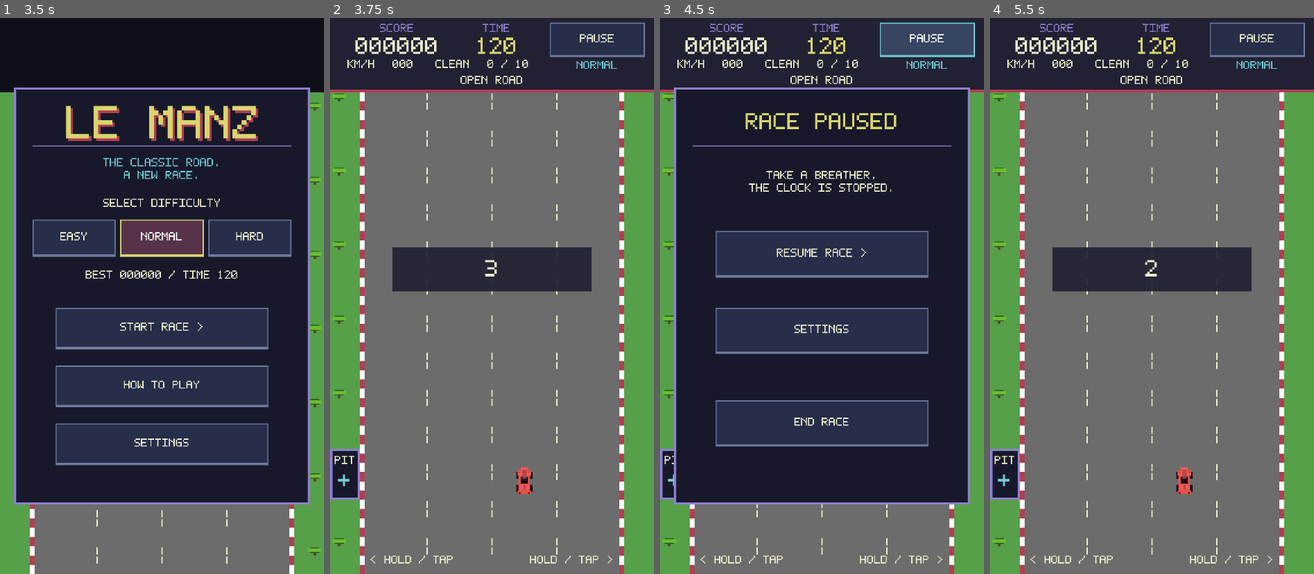
Above: before the commit, frames 1-4 (left to right).
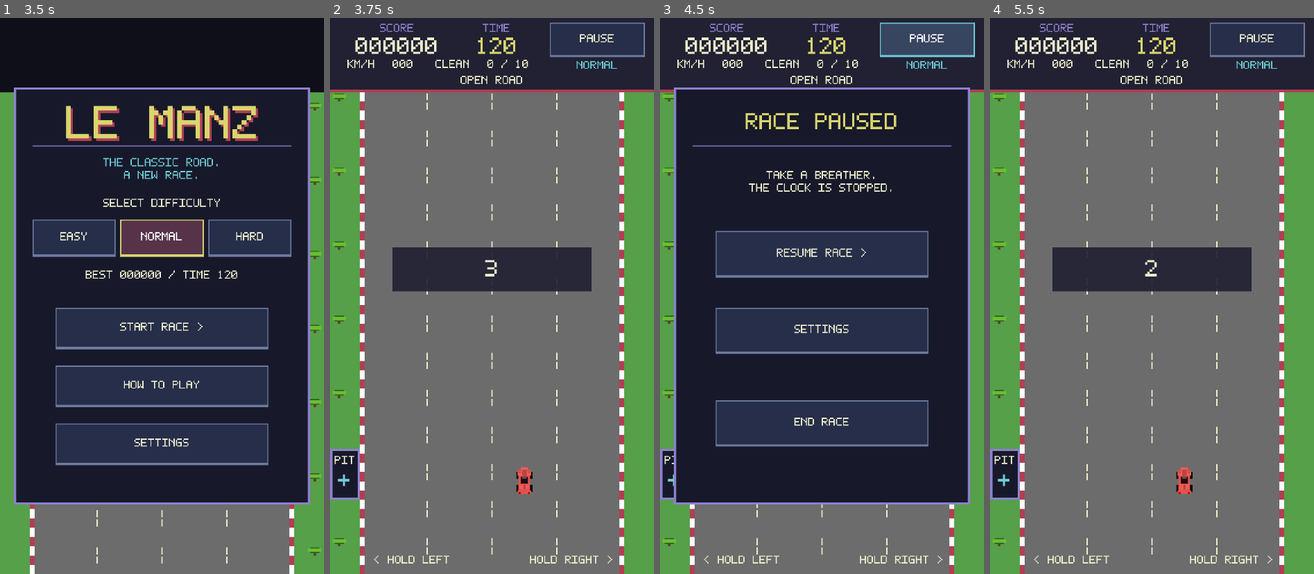
Above: after the commit, the same moments.

Repository: thokem74/Le-Manz
Game: Godot game, scene res://scenes/game.tscn
Two runs of this game, one before a commit and one after it. Both use one fixed random seed, a clock stepped at 60 frames per second and the inputs below.
Inputs:
- Up to frame 1 (3.5 s): click "EASY" at 0.5 s; click "EASY" at 1.25 s; click "NORMAL" at 2 s; click "NORMAL" at 2.75 s
- Up to frame 2 (3.75 s): click "START RACE >" at 3.5 s
- Up to frame 3 (4.5 s): click "PAUSE" at 4.25 s
- Up to frame 4 (5.5 s): click "RESUME RACE >" at 5 s

Frame 1 is identical in both runs. In frame 2, 0.2% of the frame differs, in the area x 12-83%, y 96-99%; in frame 3, 0.2%; in frame 4, 0.2%.

Commit message:
lane switch removed

Diff:
--- a/scenes/game.tscn
+++ b/scenes/game.tscn
@@ -178,7 +178,7 @@
 offset_bottom = 474.0
 theme = ExtResource("6")
 mouse_filter = 2
-text = "< HOLD / TAP"
+text = "< HOLD LEFT"
 horizontal_alignment = 1
 vertical_alignment = 1
 theme_override_font_sizes/font_size = 8
@@ -189,7 +189,7 @@
 offset_bottom = 474.0
 theme = ExtResource("6")
 mouse_filter = 2
-text = "HOLD / TAP >"
+text = "HOLD RIGHT >"
 horizontal_alignment = 1
 vertical_alignment = 1
 theme_override_font_sizes/font_size = 8
@@ -417,7 +417,7 @@
 offset_bottom = 276.0
 theme = ExtResource("6")
 mouse_filter = 2
-text = "HOLD LEFT / RIGHT: STEER\nQUICK TAP: MOVE ONE LANE\n\nICE: RELEASE TO SLIDE.\nCOUNTERSTEER TO BRAKE.\n\n180 KM/H. NO GAS PEDAL.\n10 CLEAN PASSES: +1000\n20,000 POINTS: EXTRA TIME\n\nPIT REPAIR: 4 SECONDS.\nTHE CLOCK KEEPS RUNNING!"
+text = "HOLD LEFT / RIGHT: STEER\nRELEASE: STOP STEERING\n\nICE: RELEASE TO SLIDE.\nCOUNTERSTEER TO BRAKE.\n\n180 KM/H. NO GAS PEDAL.\n10 CLEAN PASSES: +1000\n20,000 POINTS: EXTRA TIME\n\nPIT REPAIR: 4 SECONDS.\nTHE CLOCK KEEPS RUNNING!"
 horizontal_alignment = 1
 vertical_alignment = 1
 theme_override_font_sizes/font_size = 8
--- a/scripts/game.gd
+++ b/scripts/game.gd
@@ -386,7 +386,7 @@
 func _input(event: InputEvent) -> void:
 	# Releases must reach a tracked control even when a menu consumes the event.
 	if event is InputEventScreenTouch and (not event.pressed or event.canceled):
-		player.release_control(control_identifier(event), not event.canceled)
+		player.release_control(control_identifier(event), event.canceled)
 	elif event is InputEventMouseButton and not event.pressed:
 		if event.button_index == MOUSE_BUTTON_LEFT and event.device != InputEvent.DEVICE_ID_EMULATION:
 			player.release_control(-1)
--- a/scripts/player_car.gd
+++ b/scripts/player_car.gd
@@ -6,30 +6,10 @@
 var lateral_velocity: float = 0.0
 var road: RaceRoad
 var rules: RaceSettings
-var presses: Dictionary[int, SteeringPress] = {}
-var moving: bool = false
-var buffered_direction: int = 0
-var move_elapsed: float = 0.0
-var move_from: float = 0.0
-var move_to: float = 0.0
-var move_duration: float = 0.18
-var tap_on_ice: bool = false
+# Each touch, mouse button, or key supplies only a held steering direction.
+var presses: Dictionary[int, int] = {}
 
 @onready var sprite: Sprite2D = $Sprite
-
-
-class SteeringPress:
-	extends RefCounted
-	## Keep press timing and tap eligibility independent for every finger or key.
-	var direction: int
-	var elapsed: float = 0.0
-	var origin: float
-	var overlapping: bool
-
-	func _init(input_direction: int, start_offset: float, overlaps: bool) -> void:
-		direction = input_direction
-		origin = start_offset
-		overlapping = overlaps
 
 
 func reset_car(track: RaceRoad, settings: RaceSettings) -> void:
@@ -43,53 +23,23 @@
 
 
 func press_control(identifier: int, direction: int) -> void:
-	if presses.has(identifier):
-		return
-	# Overlapping fingers never become taps, even if one is released quickly.
-	var overlapping: bool = not presses.is_empty()
-	for identifier_key: int in presses:
-		var press: SteeringPress = presses[identifier_key]
-		press.overlapping = true
-	presses[identifier] = SteeringPress.new(
-		signi(direction), move_to if moving else horizontal_offset, overlapping
-	)
-
-	if overlapping and steering_direction() == 0:
-		moving = false
-		buffered_direction = 0
+	presses[identifier] = signi(direction)
 
 
-func release_control(identifier: int, allow_tap: bool = true) -> void:
+func release_control(identifier: int, canceled: bool = false) -> void:
 	if not presses.has(identifier):
 		return
-	var press: SteeringPress = presses[identifier]
 	presses.erase(identifier)
-	if allow_tap and press.elapsed <= rules.tap_seconds and not press.overlapping:
-		request_tap(press.direction, press.origin)
-	elif presses.is_empty() and (not allow_tap or road.section != RaceRoad.Section.ICE):
+	if presses.is_empty() and (canceled or road.section != RaceRoad.Section.ICE):
 		lateral_velocity = 0.0
-
-
-func request_tap(direction: int, origin: float) -> void:
-	if moving:
-		if buffered_direction == 0:
-			buffered_direction = signi(direction)
-		return
-	move_from = horizontal_offset
-	move_to = clampf(origin + direction * RaceRoad.LANE_WIDTH, -road.offset_limit(), road.offset_limit())
-	move_elapsed = 0.0
-	tap_on_ice = road.section == RaceRoad.Section.ICE
-	move_duration = rules.ice_tap_seconds if tap_on_ice else rules.lane_change_seconds
-	moving = not is_equal_approx(move_from, move_to)
-	lateral_velocity = 0.0
 
 
 func steering_direction() -> int:
 	var left_pressed: bool = false
 	var right_pressed: bool = false
 	for identifier: int in presses:
-		left_pressed = left_pressed or presses[identifier].direction < 0
-		right_pressed = right_pressed or presses[identifier].direction > 0
+		left_pressed = left_pressed or presses[identifier] < 0
+		right_pressed = right_pressed or presses[identifier] > 0
 	if left_pressed == right_pressed:
 		return 0
 	return -1 if left_pressed else 1
@@ -97,43 +47,21 @@
 
 func advance(delta: float) -> void:
 	var direction: int = steering_direction()
-	var held: bool = false
-	for identifier_key: int in presses:
-		var press: SteeringPress = presses[identifier_key]
-		press.elapsed += delta
-		held = held or press.elapsed > rules.tap_seconds
-	if held:
-		moving = false
-		buffered_direction = 0
-	if moving:
-		move_elapsed += delta
-		var progress: float = minf(1.0, move_elapsed / move_duration)
-		# Ease out on ice; tap completion still has a precise stopping point.
-		if tap_on_ice:
-			progress = 1.0 - pow(1.0 - progress, 2.0)
-		horizontal_offset = lerpf(move_from, move_to, progress)
-		if move_elapsed >= move_duration:
-			moving = false
-			var next_direction: int = buffered_direction
-			buffered_direction = 0
-			if next_direction != 0:
-				request_tap(next_direction, horizontal_offset)
+	var target_velocity: float = direction * rules.lateral_speed
+	if road.section == RaceRoad.Section.ICE:
+		var acceleration: float = rules.ice_deceleration if direction == 0 else rules.ice_acceleration
+		var previous_velocity: float = lateral_velocity
+		lateral_velocity = move_toward(lateral_velocity, target_velocity, acceleration * delta)
+		# Integrate only until the target is reached, then travel at that velocity.
+		# This also keeps release drift accurate during an unusually long frame.
+		var acceleration_time: float = minf(
+			delta, absf(target_velocity - previous_velocity) / maxf(0.001, acceleration)
+		)
+		horizontal_offset += (previous_velocity + lateral_velocity) * 0.5 * acceleration_time
+		horizontal_offset += target_velocity * (delta - acceleration_time)
 	else:
-		var target_velocity: float = direction * rules.lateral_speed
-		if road.section == RaceRoad.Section.ICE:
-			var acceleration: float = rules.ice_deceleration if direction == 0 else rules.ice_acceleration
-			var previous_velocity: float = lateral_velocity
-			lateral_velocity = move_toward(lateral_velocity, target_velocity, acceleration * delta)
-			# Integrate only until the target is reached, then travel at that velocity.
-			# This also keeps release drift accurate during an unusually long frame.
-			var acceleration_time: float = minf(
-				delta, absf(target_velocity - previous_velocity) / maxf(0.001, acceleration)
-			)
-			horizontal_offset += (previous_velocity + lateral_velocity) * 0.5 * acceleration_time
-			horizontal_offset += target_velocity * (delta - acceleration_time)
-		else:
-			lateral_velocity = target_velocity
-			horizontal_offset += lateral_velocity * delta
+		lateral_velocity = target_velocity
+		horizontal_offset += lateral_velocity * delta
 	constrain_to_road()
 	position = Vector2(road.centre_x(road.player_y) + horizontal_offset, road.player_y)
 
@@ -141,15 +69,12 @@
 func constrain_to_road() -> void:
 	var limit: float = road.offset_limit()
 	horizontal_offset = clampf(horizontal_offset, -limit, limit)
-	move_to = clampf(move_to, -limit, limit)
 	if absf(horizontal_offset) >= limit and horizontal_offset * lateral_velocity > 0.0:
 		lateral_velocity = 0.0
 
 
 func clear_input() -> void:
 	presses.clear()
-	buffered_direction = 0
-	moving = false
 	lateral_velocity = 0.0
 
 
--- a/scripts/race_settings.gd
+++ b/scripts/race_settings.gd
@@ -8,10 +8,7 @@
 @export_category("Driving")
 @export var speed_kmh: float = 180.0
 @export var scroll_speed: float = 120.0
-@export var lane_change_seconds: float = 0.18
 @export var lateral_speed: float = 180.0
-@export var tap_seconds: float = 0.16
-@export var ice_tap_seconds: float = 0.30
 @export var ice_acceleration: float = 900.0
 @export var ice_deceleration: float = 600.0
 @export var repair_seconds: float = 4.0
--- a/tests/run_tests.gd
+++ b/tests/run_tests.gd
@@ -108,24 +108,19 @@
 	check(is_equal_approx(car.horizontal_offset, 10.0), "Press begins continuous movement immediately")
 	car.release_control(0)
 	car.advance(0.18)
-	check(is_equal_approx(car.horizontal_offset, -28.0), "Quick tap completes one lane from press position")
+	check(is_equal_approx(car.horizontal_offset, 10.0), "Quick release stops without completing a lane")
 	car.press_control(0, 1)
 	car.advance(0.2)
 	car.release_control(0)
 	var stopped: float = car.horizontal_offset
 	car.advance(0.2)
-	check(is_equal_approx(car.horizontal_offset, stopped) and not car.moving, "Dry hold releases without snapping")
-	car.request_tap(-1, car.horizontal_offset)
-	car.request_tap(1, car.horizontal_offset)
-	car.request_tap(-1, car.horizontal_offset)
-	car.advance(0.18)
-	check(car.moving and car.buffered_direction == 0, "Exactly one tap queues")
-	car.advance(0.18)
-	check(is_equal_approx(car.horizontal_offset, stopped), "Queued opposite tap returns one lane")
-	car.request_tap(-1, car.horizontal_offset)
-	car.press_control(0, 1)
-	car.advance(0.2)
-	check(not car.moving and car.buffered_direction == 0, "Hold cancels tap automation")
+	check(is_equal_approx(car.horizontal_offset, stopped) and car.lateral_velocity == 0.0, "Dry hold releases without snapping")
+	for count in range(3):
+		car.press_control(0, -1)
+		car.advance(0.02)
+		car.release_control(0)
+	car.advance(1.0)
+	check(is_equal_approx(car.horizontal_offset, stopped - 10.8), "Rapid short presses move only while held")
 	car.clear_input()
 	car.press_control(0, -1)
 	car.advance(2.0)
@@ -163,7 +158,7 @@
 	car.advance(0.1)
 	car.release_control(0)
 	car.advance(0.30)
-	check(is_equal_approx(car.horizontal_offset, 56.0) and car.lateral_velocity == 0.0, "Ice tap settles precisely after 0.30 seconds")
+	check(is_equal_approx(car.horizontal_offset, 11.25) and car.lateral_velocity == 0.0, "Short ice press produces proportionate drift without a lane switch")
 	car.press_control(0, -1)
 	car.advance(0.2)
 	stopped = car.horizontal_offset
@@ -174,12 +169,12 @@
 	car.lateral_velocity = 180.0
 	car.advance(0.5)
 	check(is_equal_approx(car.horizontal_offset, 27.0), "Delayed frame preserves exact ice stopping distance")
-	car.request_tap(1, 0.0)
-	car.advance(0.15)
-	var halfway: float = car.horizontal_offset
+	car.press_control(0, 1)
+	car.advance(0.05)
+	var before_transition: float = car.horizontal_offset
 	game.road.section = RaceRoad.Section.NIGHT
 	car.advance(0.01)
-	check(car.horizontal_offset >= halfway and car.tap_on_ice, "Ice tap keeps its easing when the road changes")
+	check(is_equal_approx(car.horizontal_offset - before_transition, 1.8), "Leaving ice restores direct held steering")
 	car.clear_input()
 	game.road.section = RaceRoad.Section.CURVES
 	game.road.advance(1.0, 120.0)
@@ -227,7 +222,7 @@
 	game.player.advance(0.2)
 	var position_before_pause: float = game.player.horizontal_offset
 	game.pause_race()
-	check(not game.player.moving and game.player.presses.is_empty() and game.player.lateral_velocity == 0.0, "Pause clears all steering state")
+	check(game.player.presses.is_empty() and game.player.lateral_velocity == 0.0, "Pause clears all steering state")
 	game.resume_race()
 	game.player.advance(0.2)
 	check(is_equal_approx(game.player.horizontal_offset, position_before_pause), "Resume requires fresh input")
@@ -271,7 +266,7 @@
 	touch.pressed = false
 	touch.position = Vector2(220, 10)
 	game._input(touch)
-	check(not game.player.moving, "Overlapping release over HUD does not create a tap")
+	check(not game.player.presses.has(0), "Release over HUD removes the tracked finger")
 	game.player.advance(0.2)
 	check(game.player.horizontal_offset > before, "Remaining right finger continues steering")
 	second.pressed = false
@@ -310,7 +305,9 @@
 	game.player.advance(0.05)
 	mouse.pressed = false
 	game._input(mouse)
-	check(game.player.moving, "Desktop quick click completes a lane")
+	var released_offset: float = game.player.horizontal_offset
+	game.player.advance(0.3)
+	check(is_equal_approx(game.player.horizontal_offset, released_offset), "Quick mouse click stops without completing a lane")
 	game.player.clear_input()
 	touch.pressed = true
 	touch.position = Vector2(30, 200)
@@ -319,7 +316,7 @@
 	touch.canceled = true
 	touch.pressed = false
 	game._input(touch)
-	check(not game.player.moving and game.player.presses.is_empty(), "Cancelled touch cannot become a quick tap")
+	check(game.player.lateral_velocity == 0.0 and game.player.presses.is_empty(), "Cancelled touch stops steering")
 
 
 func check_traffic(game: Node) -> void:
Not shown, changed: README.md
Not shown, changed: tools/generate_scenes.py
